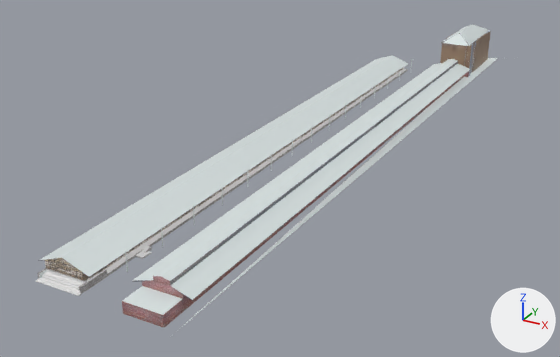
The Blender file LED-Laufsteg/Assets/Models/Laufsteg.blend, before and after one commit.
Camera for both pictures: a 50 mm camera at (143.0, -301.0, 121.0) aimed at (-16.0, -12.0, -24.0). Arrows for +X, +Y and +Z are at lower right; the lights stay in place.

Objects in the first picture: 'Layer_laufsteg__2_'.
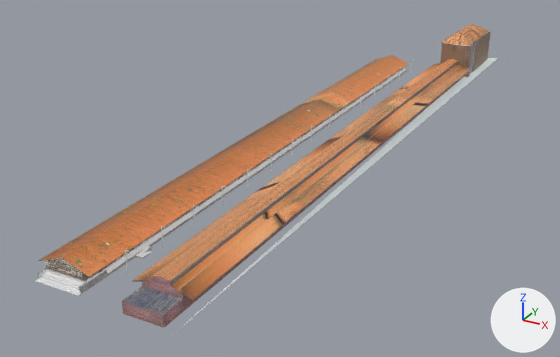
Changed parts and their boxes (x1, y1, x2, y2) in the pictures (560 x 357 px):
part 1 of me_layer_laufsteg__2, recoloured (white to grey)
    both: (122, 286, 182, 315)
part 2 of me_layer_laufsteg__2, recoloured (white to orange)
    both: (442, 24, 489, 46)
part 3 of me_layer_laufsteg__2, recoloured (white to orange)
    both: (68, 55, 470, 281)
part 4 of me_layer_laufsteg__2, recoloured (white to orange)
    both: (40, 56, 468, 300)

The edits, one by one:
Picture 'Dachflaechen.jpg' (img_dachflaechen_jpg) is new.
Material 'Dachflaechen' (mat_dachflaechen) is new.
Its texture is img_dachflaechen_jpg.
me_layer_laufsteg__2 has 1680 vertices, 3248 faces and spans x -1687.0..1887.0, y -201.0..767.0, z -7800.0..6702.0.
me_layer_laufsteg__2 is used by ob_layer_laufsteg__2; location (0.0, 0.0, 0.0); rotation (1.571, 0.0, 0.0), in degrees (90, 0, 0); scale (0.024, 0.024, 0.024).
me_layer_laufsteg__2 part 1: all 2 faces centred in x 692.0..896.0, y -22.0, z 6280.0..6411.0 switch from mat_wire_082165165_003 (white #dee7e7) to mat_dachkanten (picture img_dachkanten_jpg).
me_layer_laufsteg__2 part 2: 21 of the faces centred in x 588.0..1087.0, y 604.0..759.0, z -6991.0..-5474.0 switch from mat_wire_082165165_003 (white #dee7e7) to mat_dachflaechen (picture img_dachflaechen_jpg).
me_layer_laufsteg__2 part 3: 7 of the faces centred in x -802.0..1045.0, y 23.0..190.0, z -1516.0..-1363.0 switch from mat_wire_082165165_003 (white #dee7e7) to mat_dachflaechen (picture img_dachflaechen_jpg).
me_layer_laufsteg__2 part 4: 7 of the faces centred in x -948.0..1141.0, y 31.0..190.0, z 2316.0..2469.0 switch from mat_wire_082165165_003 (white #dee7e7) to mat_dachflaechen (picture img_dachflaechen_jpg).
